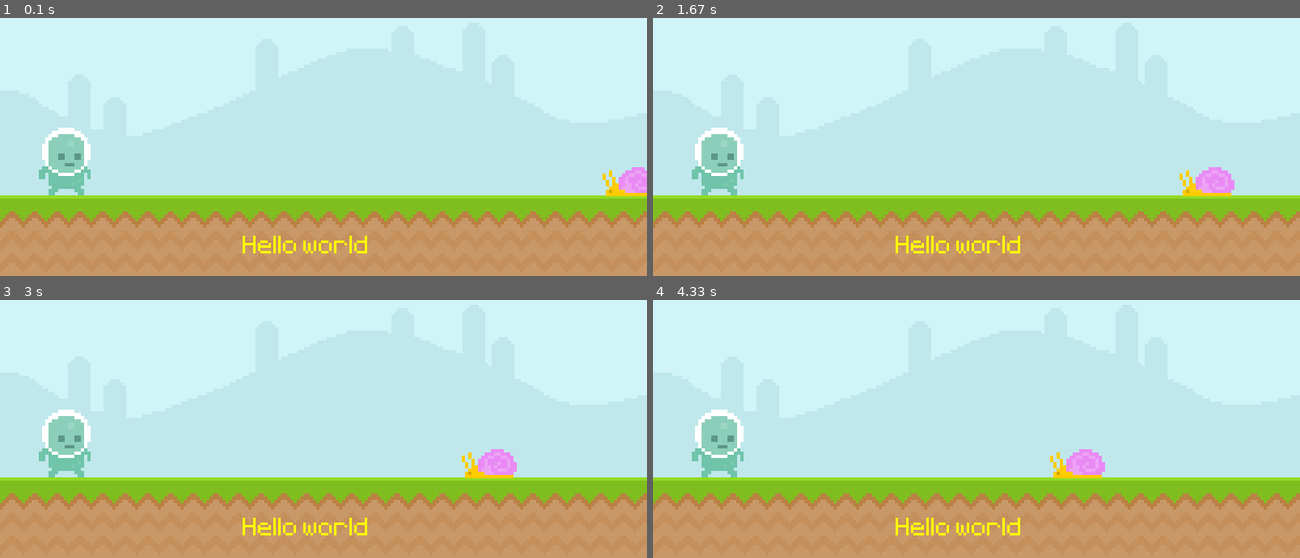
Above: before the commit, frames 1-4 (two rows, left to right).
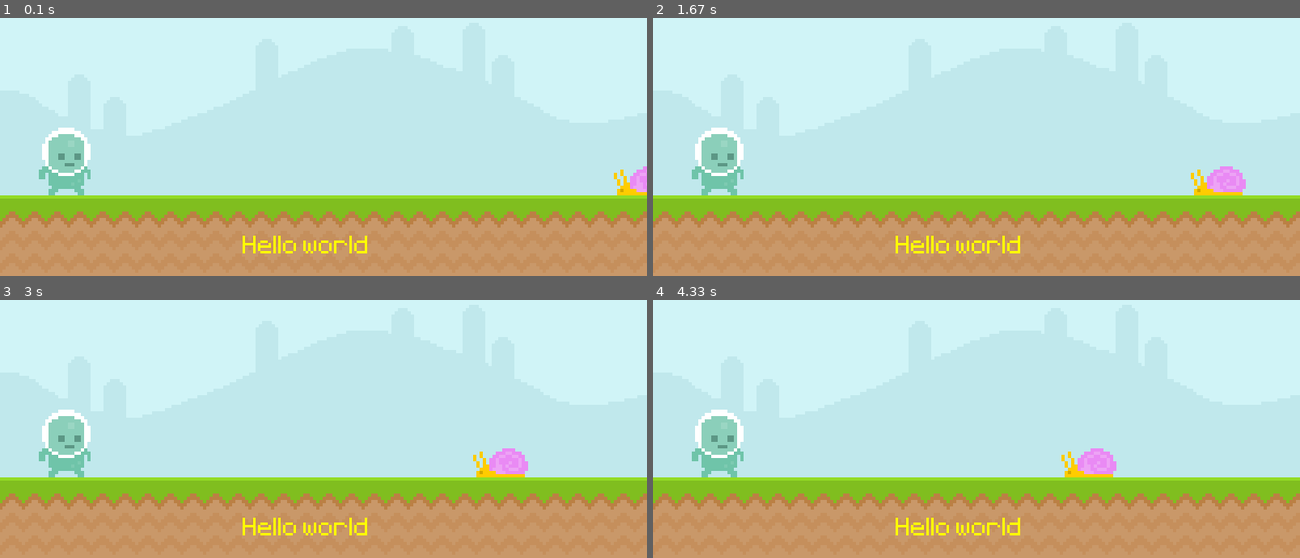
Above: after the commit, the same moments.

Repository: marvneo/pygame-intro
Game: pygame game, started from main.py
Same seed, same stepped clock (60 frames per second), same inputs: the game is played once before the commit and once after it.
Inputs:
- Up to frame 1 (0.1 s): no input
- Up to frame 2 (1.67 s): no input
- Up to frame 3 (3 s): no input
- Up to frame 4 (4.33 s): no input

The runs differ from the first frame. In frame 1, 0.4% of the frame differs, in the area x 93-100%, y 57-70%; in frame 2, 0.7%, in the area x 81-92%, y 57-70%; in frame 3, 0.7%; in frame 4, 0.7%.

Commit message:
add snail rect

Diff:
--- a/main.py
+++ b/main.py
@@ -22,8 +22,9 @@
 
 # snail
 snail_surface = pygame.image.load('graphics/snail/snail1.png').convert_alpha()
-snail_pos = 750
-snail_accel = 1
+snail_pos = 800
+snail_rect = snail_surface.get_rect(midbottom = (snail_pos,300))
+snail_accel = 1.5
 
 player_surface = pygame.image.load('graphics/player/player_walk_1.png').convert_alpha()
 player_rect = player_surface.get_rect(midbottom = (80,300))
@@ -37,12 +38,12 @@
     screen.blit(sky_surface,(0,0))
     screen.blit(ground_surface,(0,300))
     screen.blit(text_surface, (300,350))
-    screen.blit(snail_surface, (snail_pos,265))
-    snail_pos -= snail_accel
+    screen.blit(snail_surface, snail_rect)
+    snail_rect.left -= snail_accel
 
     # loops snail when it leaves the screen
-    if -150 > snail_pos:
-        snail_pos = 850
+    if snail_rect.right < -200:
+        snail_rect.left = 800
 
     # player
     screen.blit(player_surface, player_rect)
